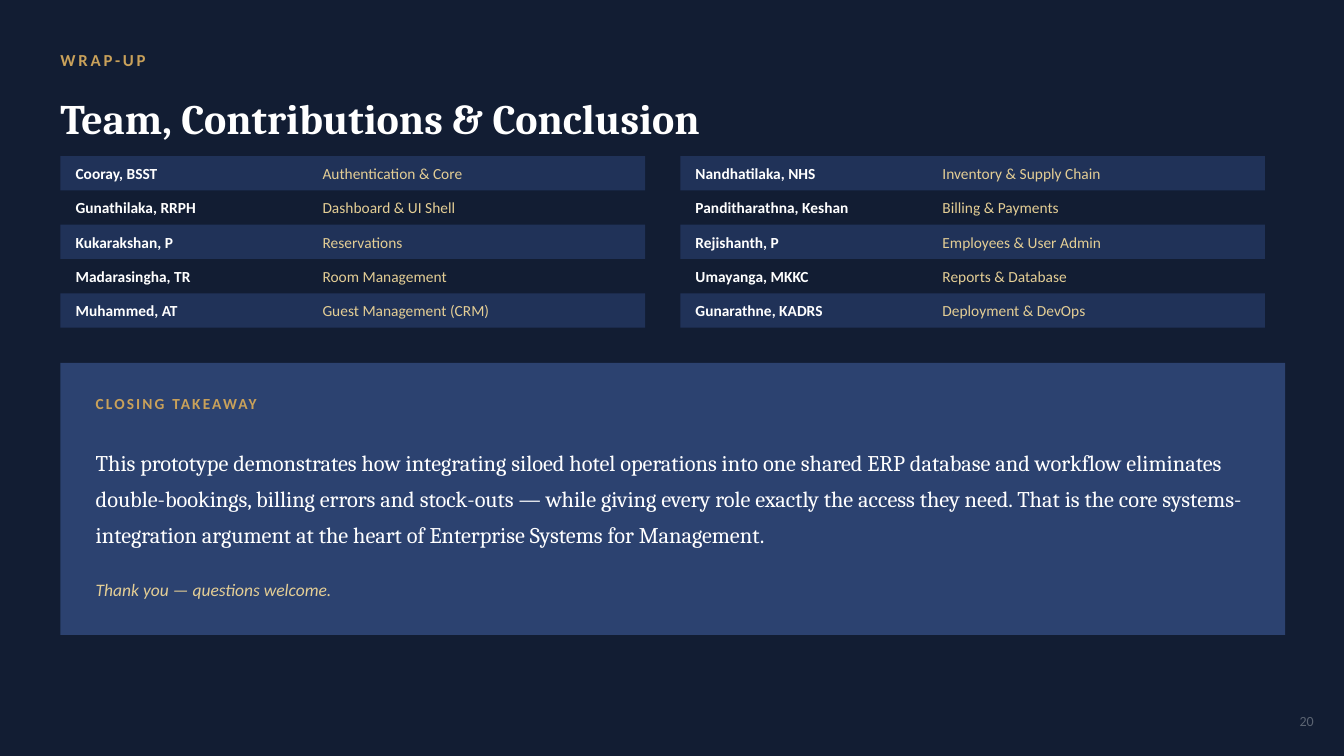
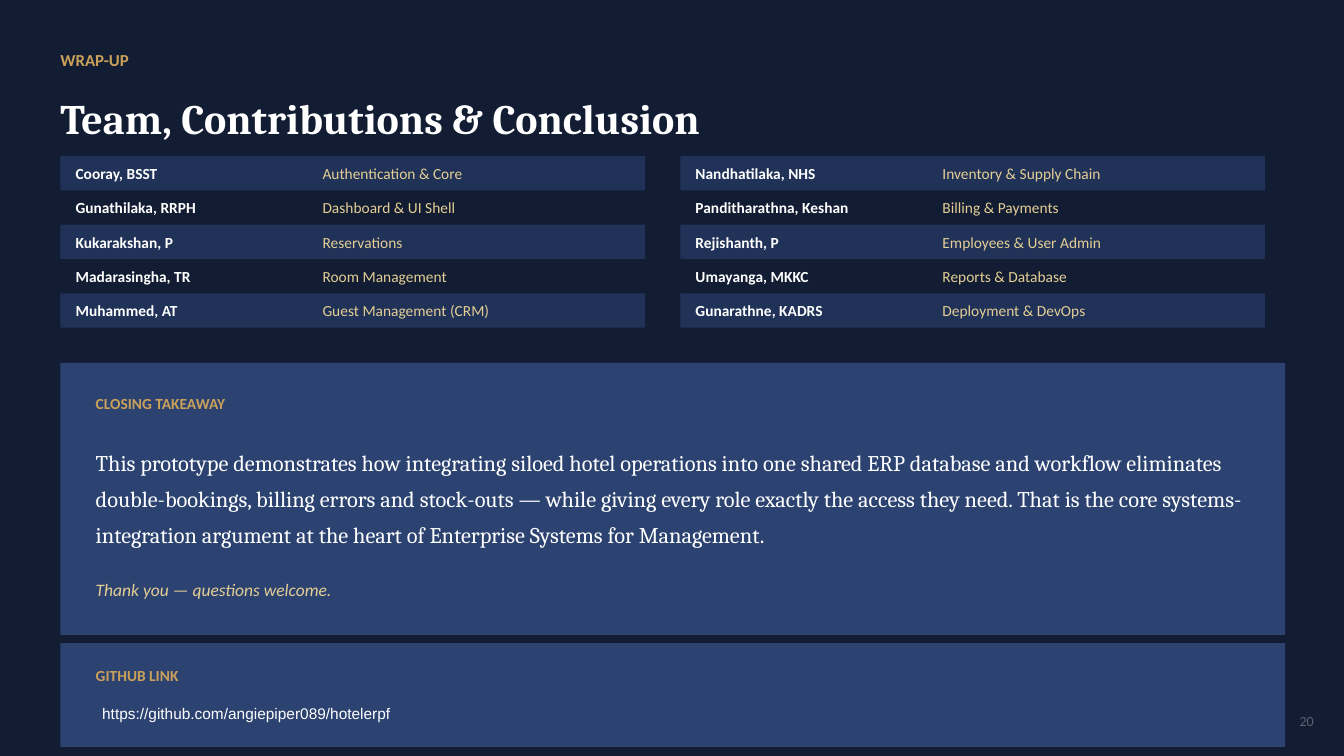
Before and after one commit to angiepiper089/hotelerpf, a slide deck: slide 20 of docs/Grand_Horizon_Hotel_ERP.pptx. Drawn at 1344x756 pixels with LibreOffice and Linux fonts; fonts in the diff are those of the drawing. Boxes give left, top, right and bottom in pixels: in the first picture for what was removed or moved away, otherwise in the second. Text is boxed around its words. In the diff, an @@ line names an element or a change of style, - is before the commit and + after.

```diff
--- a/docs/Grand_Horizon_Hotel_ERP.pptx
+++ b/docs/Grand_Horizon_Hotel_ERP.pptx
@@ text "WRAP-UP" at (x1=60, y1=55, x2=128, y2=66): letter spacing 2 to 0 pt @@
@@ rectangle at (x1=60, y1=363, x2=1286, y2=635): proportions changed @@
@@ text "CLOSING TAKEAWAY" at (x1=96, y1=399, x2=225, y2=409): letter spacing 1.5 to 0 pt @@
@@ rectangle added at (x1=60, y1=643, x2=1286, y2=747), fill #2C4270 @@
@@ text added at (x1=96, y1=671, x2=178, y2=681), 11 pt, text #C9A15A, bold @@
+GITHUB LINK
@@ text added at (x1=102, y1=708, x2=390, y2=722), 11 pt, text #FFFFFF @@
+https://github.com/angiepiper089/hotelerpf
```
Also in this commit, not shown: 19 other slides changed, 1 other file.
